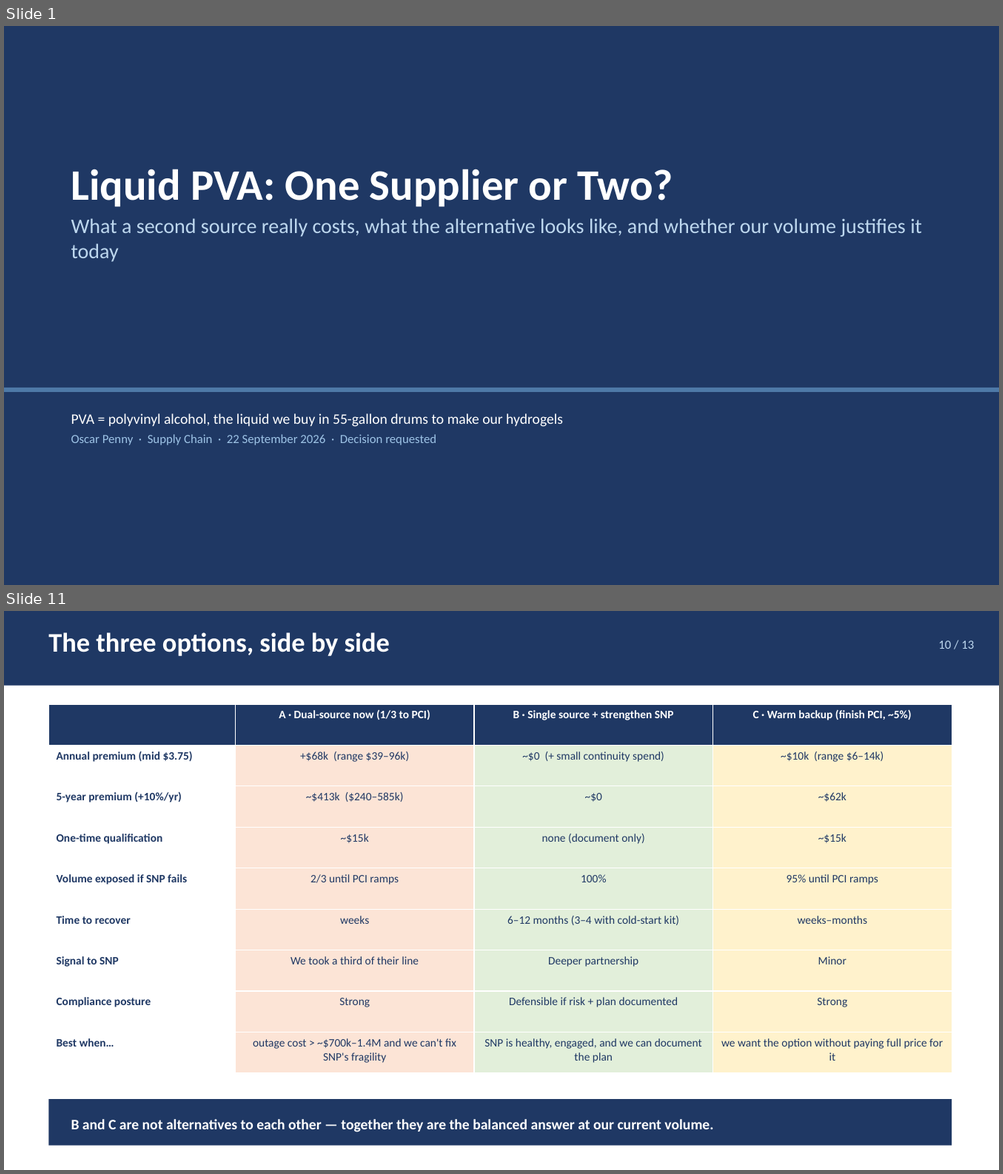
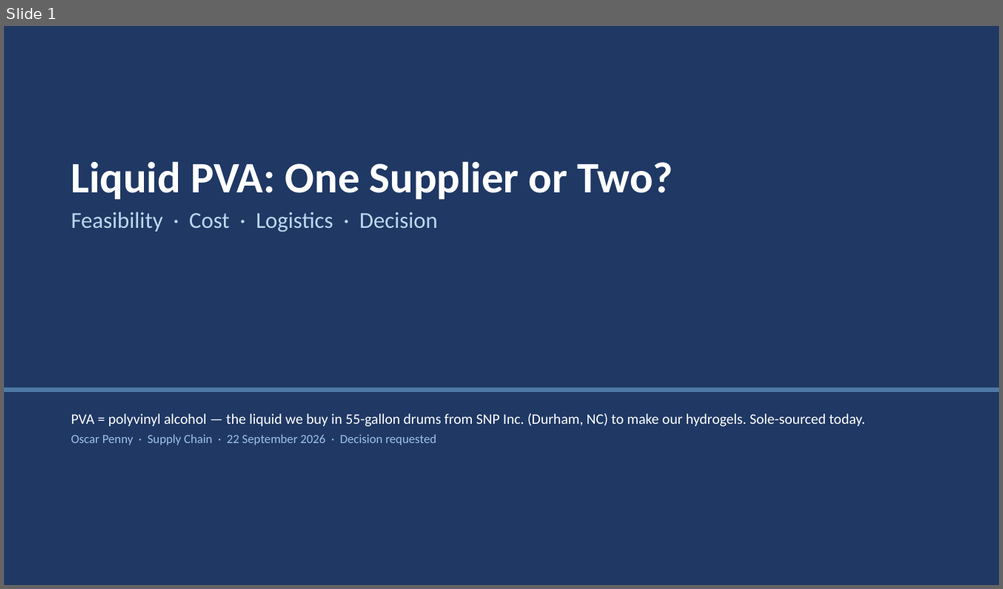
Before and after one commit to naviero1/Claude-Works, a slide deck: PVA second supplier initiative/PVA_Second_Supplier_Leadership_Deck.pptx. Shown one above the other, each under a label of ours: slides 1 and 11 before the commit, slide 1 after it; the slides between them are not shown. The pictures are 1003x1174 and 1003x589 pixels, drawn with LibreOffice and Linux fonts; fonts in the diff are those of the drawing. Boxes give left, top, right and bottom in pixels: in the first picture for what was removed or moved away, otherwise in the second. Text is boxed around its words. In the diff, an @@ line names an element or a change of style, - is before the commit and + after.

```diff
--- a/PVA second supplier initiative/PVA_Second_Supplier_Leadership_Deck.pptx
+++ b/PVA second supplier initiative/PVA_Second_Supplier_Leadership_Deck.pptx
@@ slide 11 removed at (x1=4, y1=611, x2=999, y2=1170), background #FFFFFF @@
@@ rectangle removed at (x1=4, y1=611, x2=999, y2=686) @@
@@ text removed at (x1=48, y1=632, x2=390, y2=656) @@
-The three options, side by side
@@ text removed at (x1=938, y1=641, x2=973, y2=649) @@
-10 / 13
@@ table removed at (x1=48, y1=704, x2=951, y2=1073), 9 rows, 4 columns @@
- | A · Dual-source now (1/3 to PCI) | B · Single source + strengthen SNP | C · Warm backup (finish PCI, ~5%)
-Annual premium (mid $3.75) | +$68k (range $39–96k) | ~$0 (+ small continuity spend) | ~$10k (range $6–14k)
-5-year premium (+10%/yr) | ~$413k ($240–585k) | ~$0 | ~$62k
-One-time qualification | ~$15k | none (document only) | ~$15k
-Volume exposed if SNP fails | 2/3 until PCI ramps | 100% | 95% until PCI ramps
-Time to recover | weeks | 6–12 months (3–4 with cold-start kit) | weeks–months
-Signal to SNP | We took a third of their line | Deeper partnership | Minor
-Compliance posture | Strong | Defensible if risk + plan documented | Strong
-Best when… | outage cost > ~$700k–1.4M and we can't fix SNP's fragility | SNP is healthy, engaged, and we can document the plan | we want the option without paying full price for it
@@ rectangle removed at (x1=48, y1=1099, x2=951, y2=1146) @@
@@ text removed at (x1=71, y1=1119, x2=713, y2=1133) @@
-B and C are not alternatives to each other — together they are the balanced answer at our current volume.
@@ slide 1 changed as well @@
@@ text "Liquid PVA: One Supplier or ..." moved from (x1=71, y1=169, x2=922, y2=262) to (x1=71, y1=161, x2=674, y2=232) @@
@@ text at (x1=71, y1=212, x2=438, y2=232): text changed; size 20 to 22 pt @@
-What a second source really costs, what the alternative looks like, and whether our volume justifies it today
+Feasibility · Cost · Logistics · Decision
@@ text at (x1=71, y1=414, x2=865, y2=427): text changed @@
-PVA = polyvinyl alcohol, the liquid we buy in 55-gallon drums to make our hydrogels
+PVA = polyvinyl alcohol — the liquid we buy in 55-gallon drums from SNP Inc. (Durham, NC) to make our hydrogels. Sole-sourced today.
```
Also in this commit, not shown: 1 other slide changed, 7 slides added, 12 other slides removed, 6 other files.
